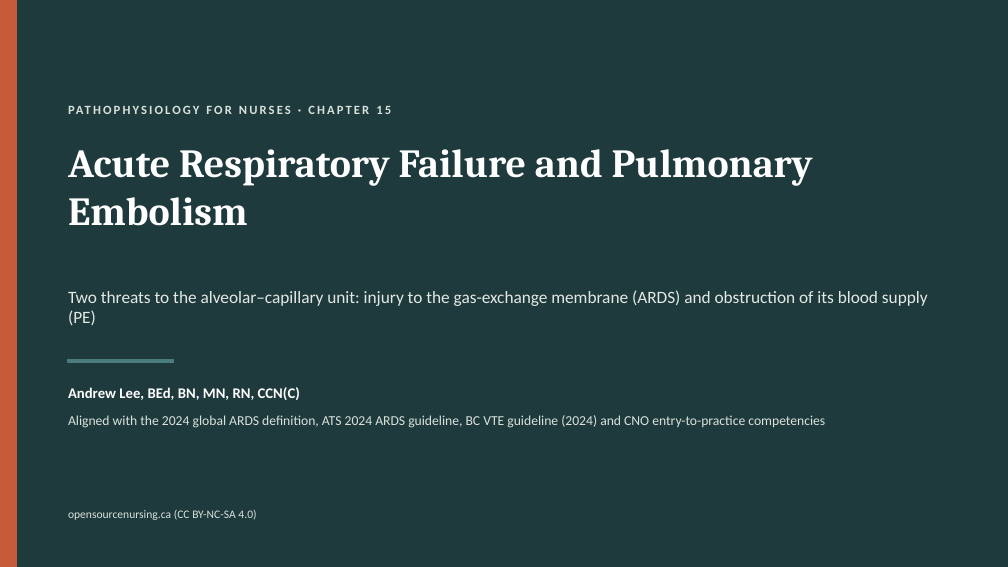
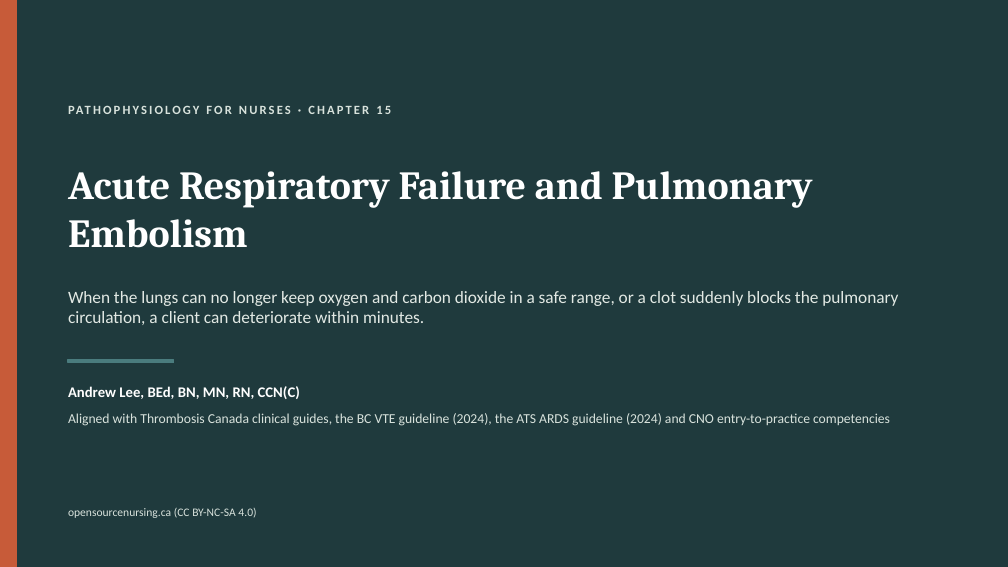
Before and after one commit to andrewleenl/opensourcenursing, a slide deck: slide 1 of Ch15_Acute_Respiratory_Failure_and_Pulmonary_Embolism_Lecture_Presentation.pptx. Drawn at 1008x567 pixels with LibreOffice and Linux fonts; fonts in the diff are those of the drawing. Boxes give left, top, right and bottom in pixels: in the first picture for what was removed or moved away, otherwise in the second. Text is boxed around its words. In the diff, an @@ line names an element or a change of style, - is before the commit and + after.

```diff
--- a/Ch15_Acute_Respiratory_Failure_and_Pulmonary_Embolism_Lecture_Presentation.pptx
+++ b/Ch15_Acute_Respiratory_Failure_and_Pulmonary_Embolism_Lecture_Presentation.pptx
@@ title "Acute Respiratory Failure and Pulmonary ..." at bbox=[68, 171, 813, 248]: vertical alignment top to middle @@
@@ text at bbox=[68, 291, 898, 325]: text changed @@
-Two threats to the alveolar–capillary unit: injury to the gas-exchange membrane (ARDS) and obstruction of its blood supply (PE)
+When the lungs can no longer keep oxygen and carbon dioxide in a safe range, or a clot suddenly blocks the pulmonary circulation, a client can deteriorate within minutes.
@@ text at bbox=[68, 413, 890, 426]: text changed @@
-Aligned with the 2024 global ARDS definition, ATS 2024 ARDS guideline, BC VTE guideline (2024) and CNO entry-to-practice competencies
+Aligned with Thrombosis Canada clinical guides, the BC VTE guideline (2024), the ATS ARDS guideline (2024) and CNO entry-to-practice competencies
```
Also in this commit, not shown: 2 other slides changed, 47 slides added, 57 slides removed, 5 other files.
